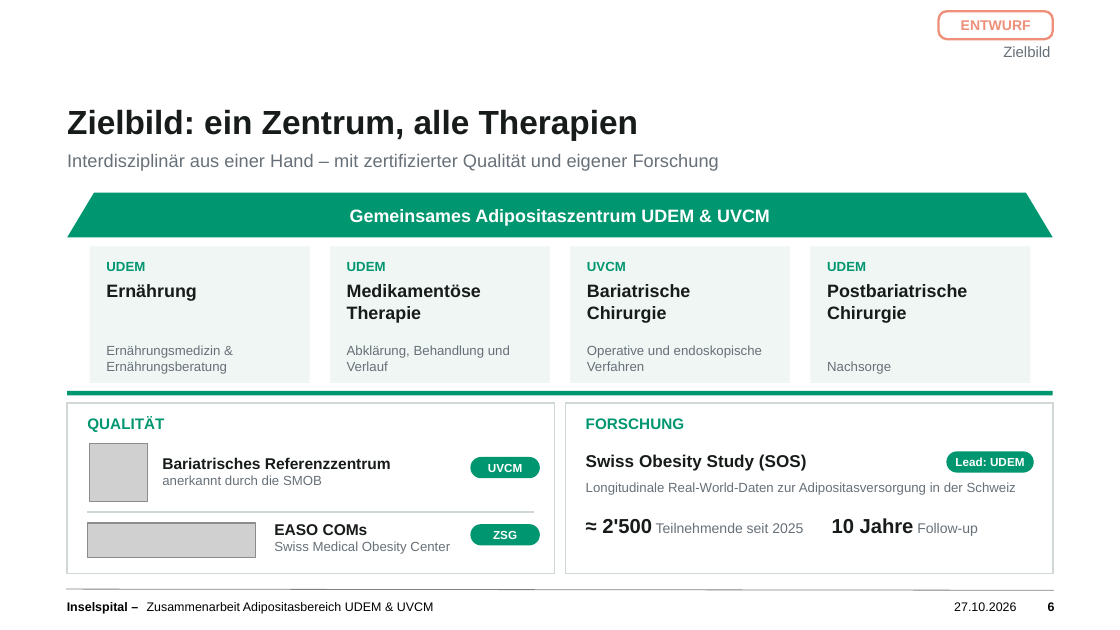
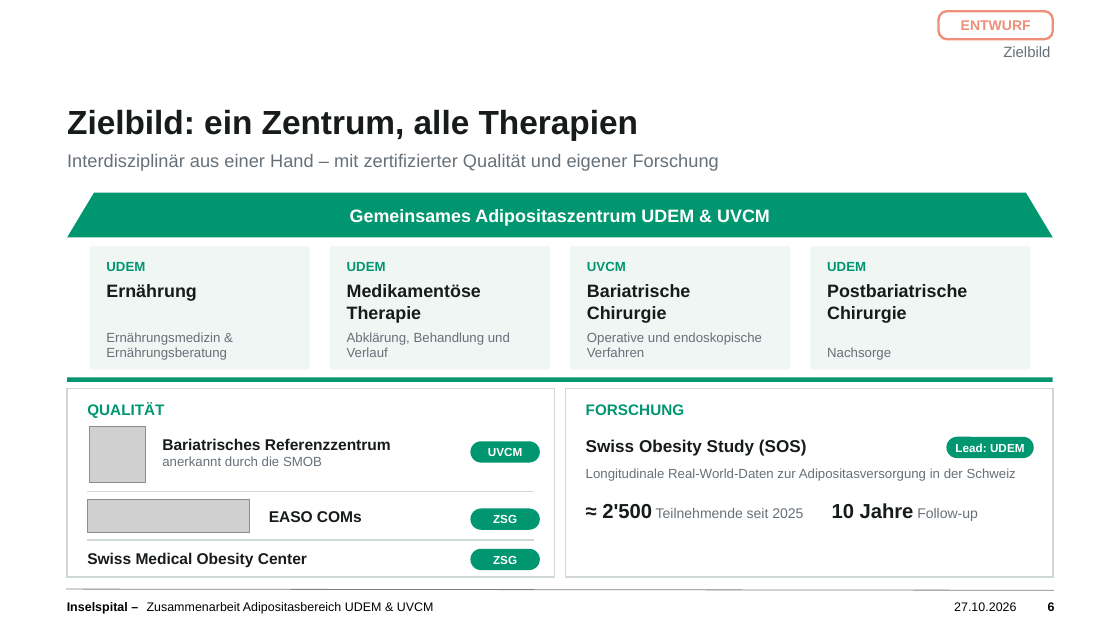
Before and after one commit to salmonplnk/Masterarbeit, a slide deck: slide 6 of praesentation/Zusammenarbeit_Adipositas_UDEM_UVCM_Entwurf.pptx. Drawn at 1120x630 pixels with LibreOffice and Linux fonts; fonts in the diff are those of the drawing; grey boxes stand for pictures; background and template pictures are left out. Boxes give left, top, right and bottom in pixels: in the first picture for what was removed or moved away, otherwise in the second. Text is boxed around its words. In the diff, an @@ line names an element or a change of style, - is before the commit and + after.

```diff
--- a/praesentation/Zusammenarbeit_Adipositas_UDEM_UVCM_Entwurf.pptx
+++ b/praesentation/Zusammenarbeit_Adipositas_UDEM_UVCM_Entwurf.pptx
@@ rectangle: place and size @@
-rectangle at [90,246,310,383]
+rectangle at [90,246,310,370]
@@ rectangle: place and size @@
-rectangle at [329,246,550,383]
+rectangle at [329,246,550,370]
@@ rectangle: place and size @@
-rectangle at [570,246,791,383]
+rectangle at [570,246,791,370]
@@ rectangle: place and size @@
-rectangle at [811,246,1032,383]
+rectangle at [811,246,1032,370]
@@ rectangle: place and size @@
-rectangle at [67,403,554,573]
+rectangle at [67,389,554,577]
@@ rectangle: place and size @@
-rectangle at [566,403,1053,573]
+rectangle at [566,389,1053,577]
@@ text "Bariatrisches Referenzzentrum": place and size @@
-text "Bariatrisches Referenzzentrum" at [162,457,391,485]
+text "Bariatrisches Referenzzentrum" at [162,438,391,466]
@@ 9 texts, 3 rounded rectangles, 1 picture, 1 rectangle: place and size @@
-9 texts, 3 rounded rectangles, 1 picture, 1 rectangle at [67,345,1053,545]
+9 texts, 3 rounded rectangles, 1 picture, 1 rectangle at [67,332,1053,530]
@@ line moved from (87, 512) - (534, 512) to (87, 492) - (534, 492) @@
@@ picture: place and size @@
-picture at [87,523,255,558]
+picture at [87,500,250,533]
@@ text "EASO COMs": place and size @@
-text "EASO COMs" at [274,524,450,554]
+text "EASO COMs" at [269,511,362,522]
@@ line added from (87, 540) to (534, 540), #CFD8D5 1 pt @@
@@ text added at [87,552,307,567], 10 pt, text #171C1B, bold @@
+Swiss Medical Obesity Center
@@ text at [274,541,450,554]: paragraph removed @@
-Swiss Medical Obesity Center
@@ rounded rectangle added at [470,549,540,570], fill #009670, 7.5 pt, text #FFFFFF, bold @@
+ZSG
```
